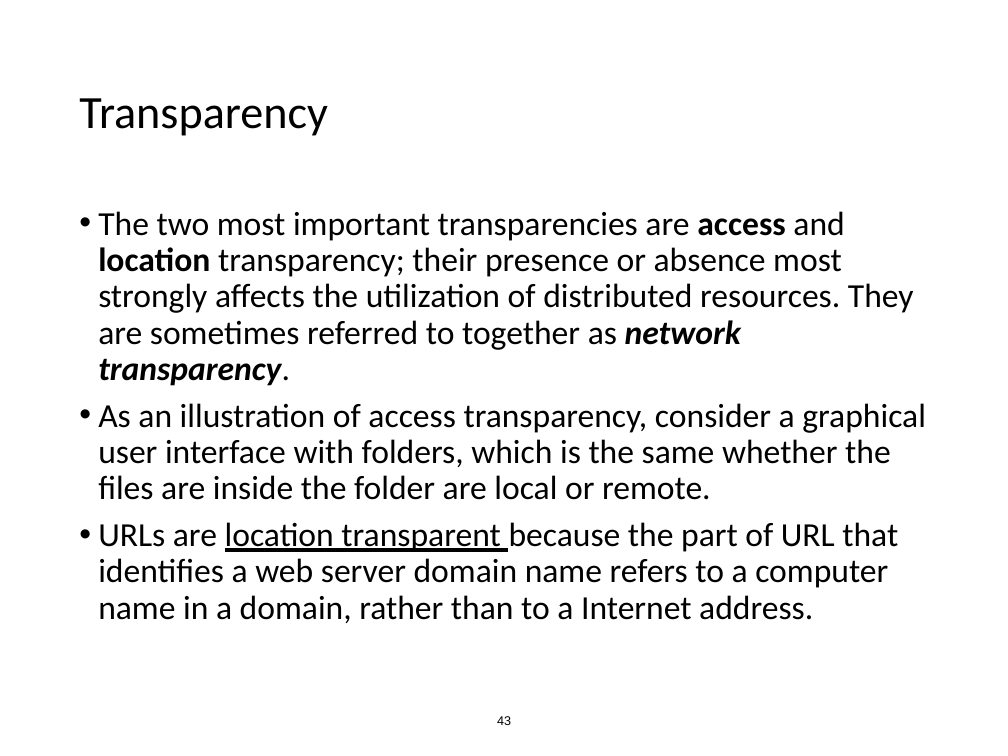
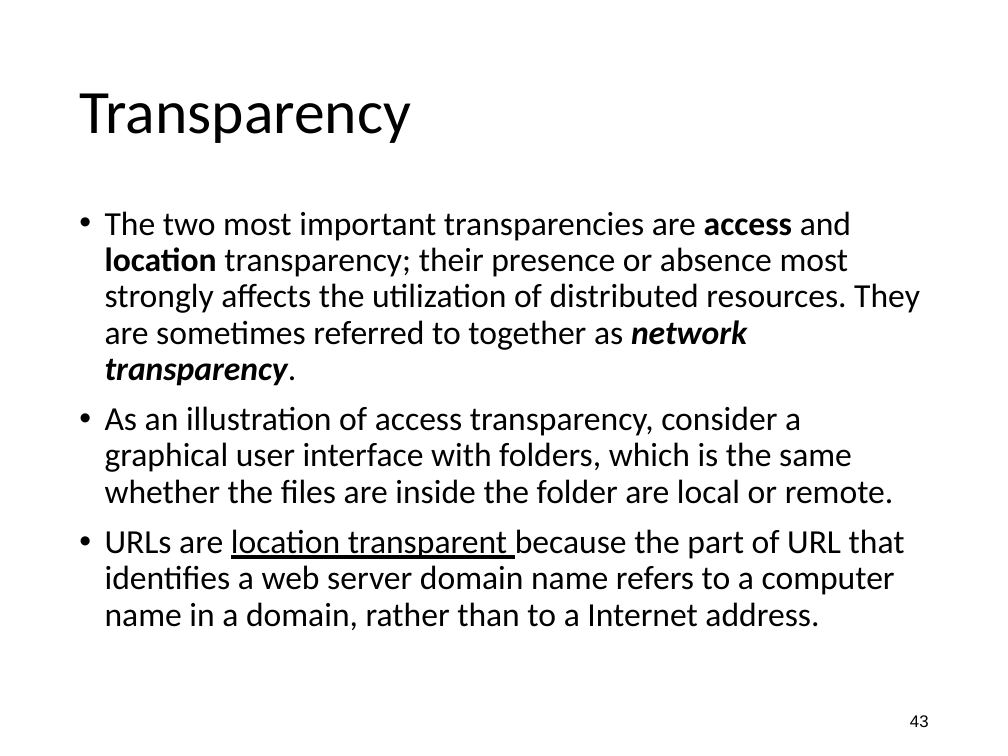
Before and after one commit to shakiliitju/M.Sc-in-ICT, a slide deck: slide 43 of MICT-5102 Cloud Computing/Lecture/Lecture2.pptx. Drawn at 1008x756 pixels with LibreOffice and Linux fonts; fonts in the diff are those of the drawing. Boxes give left, top, right and bottom in pixels: in the first picture for what was removed or moved away, otherwise in the second. Text is boxed around its words. In the diff, an @@ line names an element or a change of style, - is before the commit and + after.

```diff
--- a/MICT-5102 Cloud Computing/Lecture/Lecture2.pptx
+++ b/MICT-5102 Cloud Computing/Lecture/Lecture2.pptx
@@ title "Transparency" at [79, 93, 411, 143]: size 33 to 44 pt @@
@@ text "The two most important transparencies ..." at [105, 211, 920, 630]: indent changed; more space between paragraphs @@
@@ page number: place and size @@
-page number at [497, 716, 511, 725]
+page number at [910, 715, 929, 727]
@@ page number at [910, 715, 929, 727]: size 9 to 12 pt; alignment centre to right @@
```
Also in this commit, not shown: 53 other slides changed, 8 other files.
